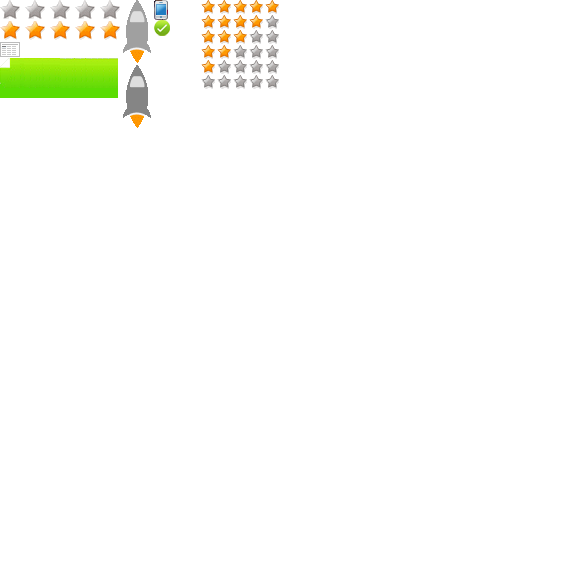
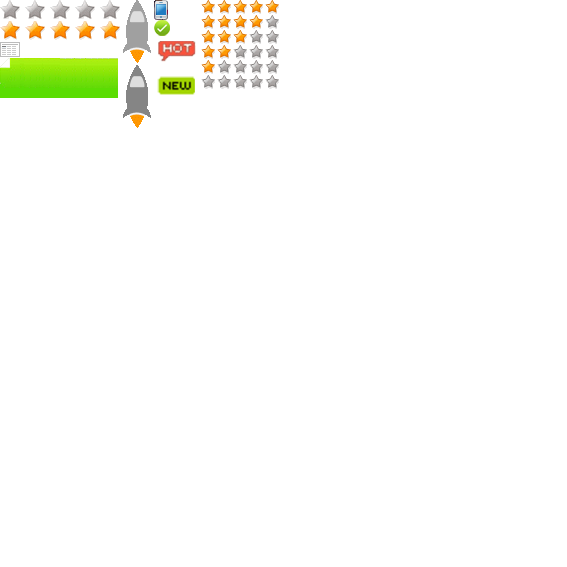
Layer changes from the first 567×567 image to the second:
added layer "Layer 1" above "图层 1" over [157, 41, 196, 95]
